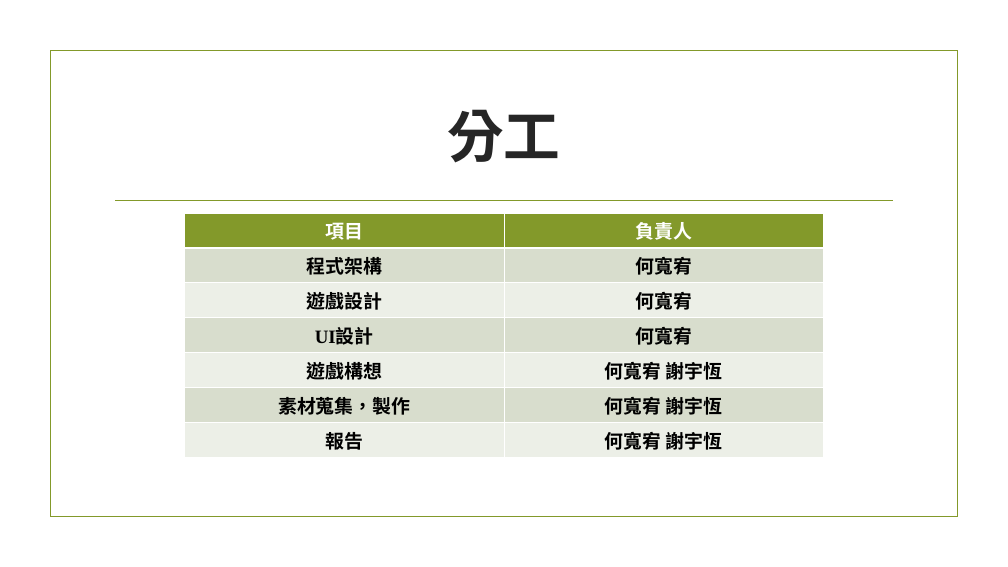
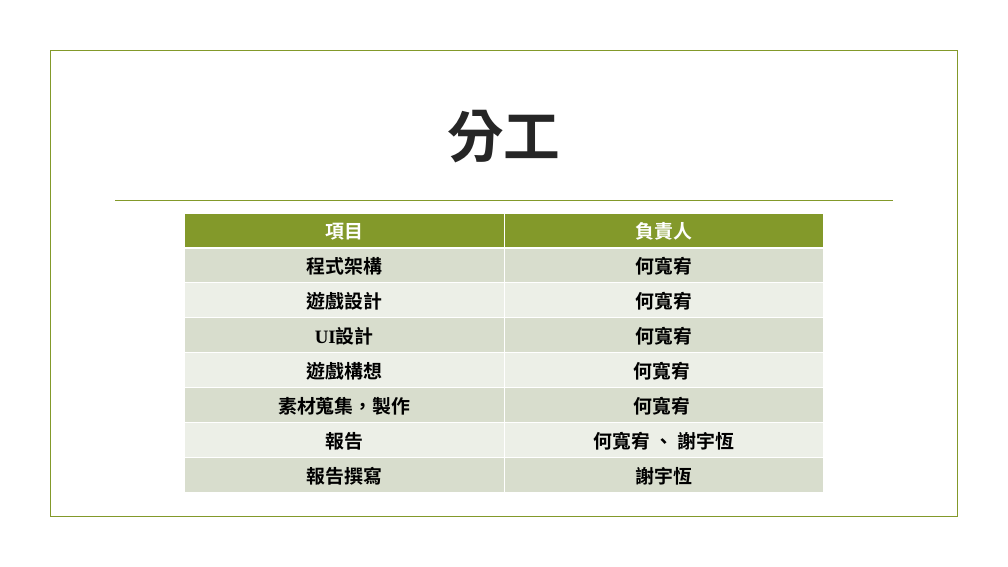
Before and after one commit to HoKuanYu/Final-Project, a slide deck: slide 9 of ppt/06-00557019-00557006-戰車模擬器-期末報告.pptx. Drawn at 1008x567 pixels with LibreOffice and Linux fonts; fonts in the diff are those of the drawing; background and template pictures are left out. Boxes give left, top, right and bottom in pixels: in the first picture for what was removed or moved away, otherwise in the second. Text is boxed around its words. In the diff, an @@ line names an element or a change of style, - is before the commit and + after.

Commit message:
Update

```diff
--- a/ppt/06-00557019-00557006-戰車模擬器-期末報告.pptx
+++ b/ppt/06-00557019-00557006-戰車模擬器-期末報告.pptx
@@ table at [185,213,824,489] @@
-row 5: 遊戲構想 | 何寬宥 謝宇恆
-row 6: 素材蒐集，製作 | 何寬宥 謝宇恆
-row 7: 報告 | 何寬宥 謝宇恆
+row 5: 遊戲構想 | 何寬宥
+row 6: 素材蒐集，製作 | 何寬宥
+row 7: 報告 | 何寬宥 、 謝宇恆
+row 8: 報告撰寫 | 謝宇恆
```
